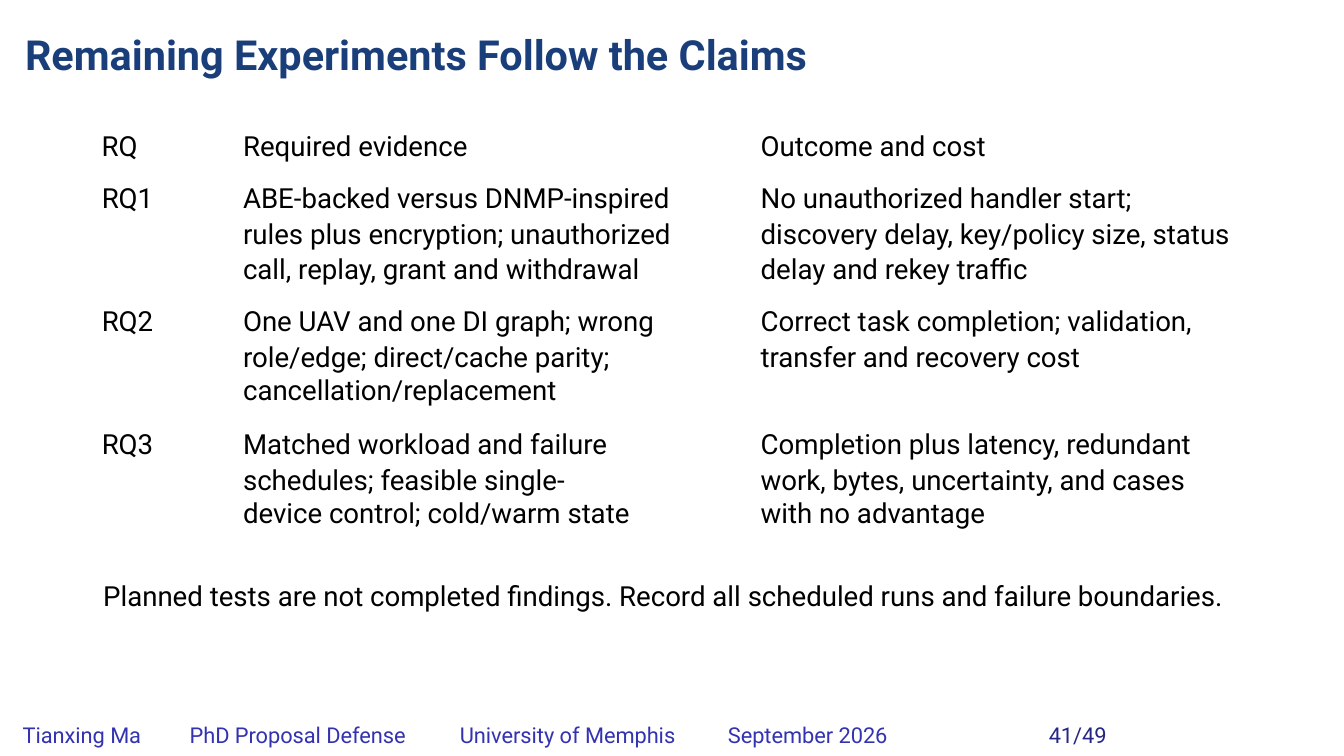
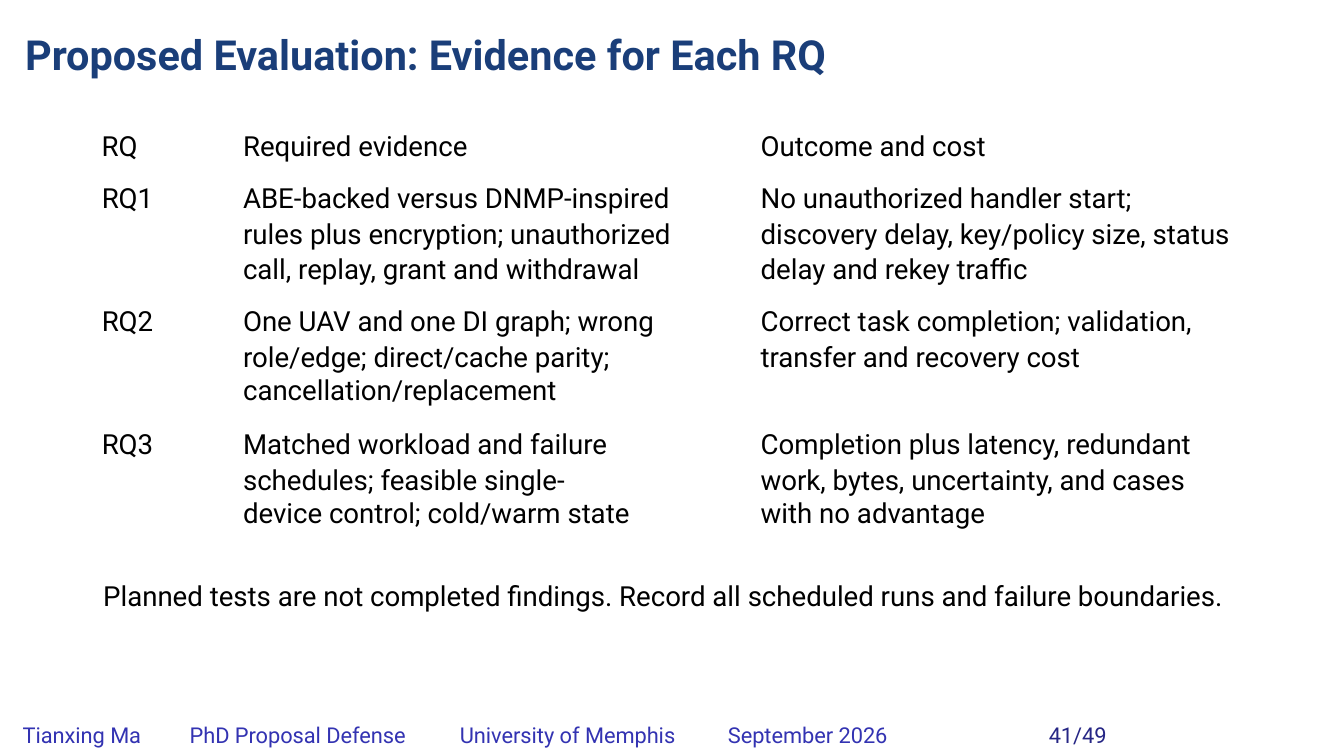
Before and after one commit to matianxing1992/NDN_Service_Framework, a slide deck: slide 41 of docs/PAPER/proposal-defense/slides/NDNSF_proposal_hybrid_editable.pptx. Drawn at 1344x756 pixels with LibreOffice and Linux fonts; fonts in the diff are those of the drawing; background and template pictures are left out. Boxes give left, top, right and bottom in pixels: in the first picture for what was removed or moved away, otherwise in the second. Text is boxed around its words. In the diff, an @@ line names an element or a change of style, - is before the commit and + after.

```diff
--- a/docs/PAPER/proposal-defense/slides/NDNSF_proposal_hybrid_editable.pptx
+++ b/docs/PAPER/proposal-defense/slides/NDNSF_proposal_hybrid_editable.pptx
@@ text at [25, 38, 826, 79]: text changed @@
-Remaining Experiments Follow the Claims
+Proposed Evaluation: Evidence for Each RQ
```
Also in this commit, not shown: 10 other slides changed, 23 other files.
